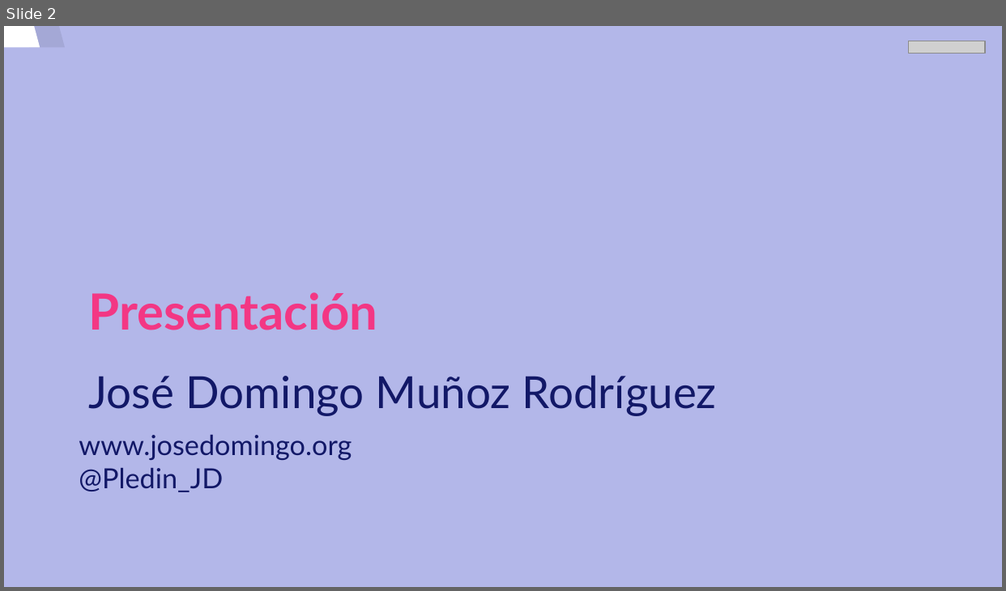
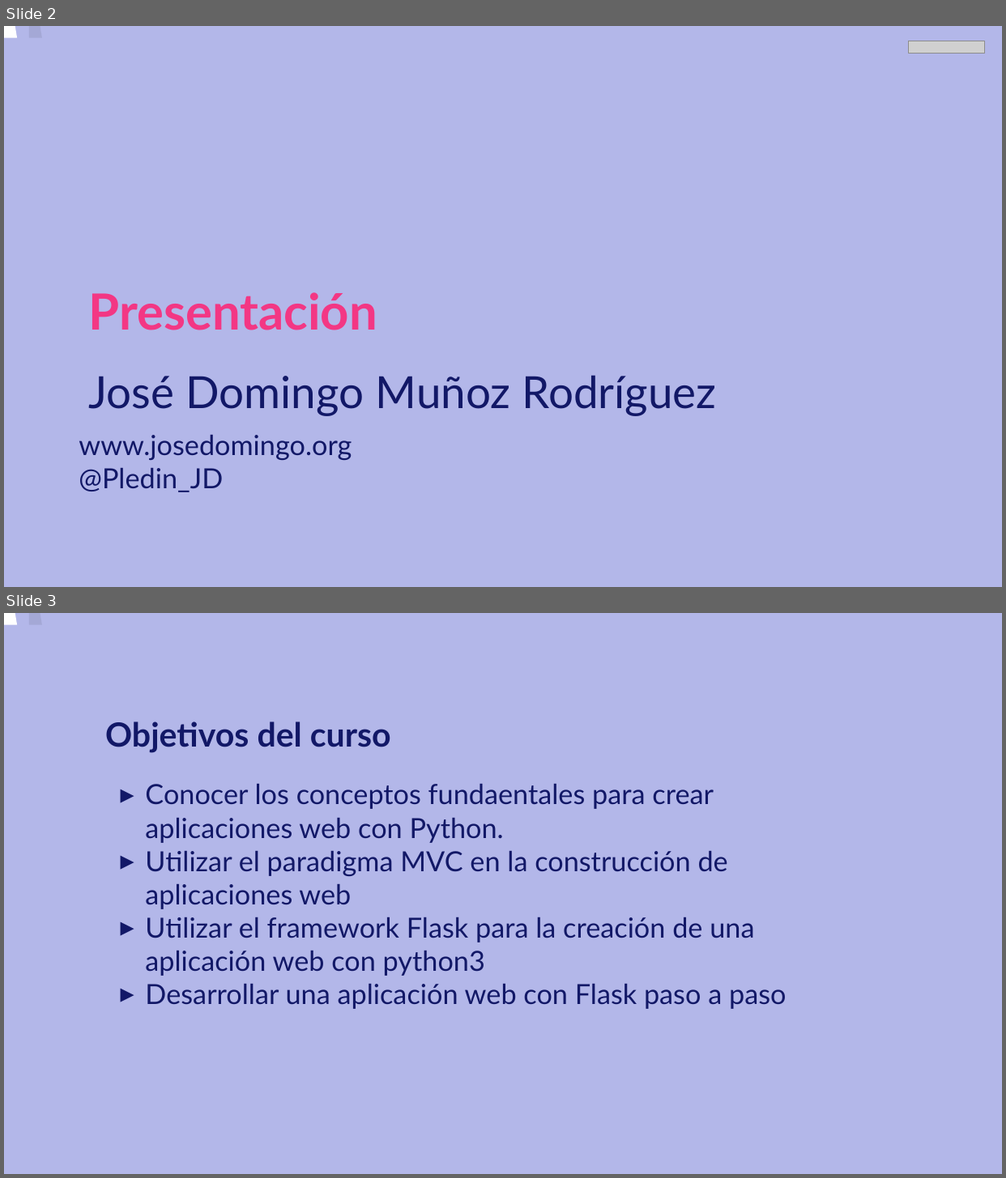
Before and after one commit to josedom24/curso_flask, a slide deck: curso/u0/u0.odp. Shown one above the other, each under a label of ours: slide 2 before the commit, slides 2 and 3 after it. The pictures are 1006x591 and 1006x1178 pixels, drawn with LibreOffice and Linux fonts; fonts in the diff are those of the drawing; grey boxes stand for pictures. Boxes give left, top, right and bottom in pixels: in the first picture for what was removed or moved away, otherwise in the second. Text is boxed around its words. In the diff, an @@ line names an element or a change of style, - is before the commit and + after.

```diff
--- a/curso/u0/u0.odp
+++ b/curso/u0/u0.odp
@@ slide 3 added at [4, 613, 1002, 1174], background #B3B7E9; not listed: 2 template elements that a slide beside it also shows @@
@@ text added at [105, 722, 391, 753], 24 pt, text #121867, bold @@
+Objetivos del curso
@@ text added at [145, 784, 786, 1009], 20 pt, text #121867 @@
+▸ Conocer los conceptos fundaentales para crear aplicaciones web con Python.
+▸ Utilizar el paradigma MVC en la construcción de aplicaciones web
+▸ Utilizar el framework Flask para la creación de una aplicación web con python3
+▸ Desarrollar una aplicación web con Flask paso a paso
@@ slide 2 changed as well @@
@@ freeform shape at [4, 26, 902, 587]: outline redrawn @@
@@ freeform shape at [29, 26, 927, 587]: outline redrawn @@
```
Also in this commit, not shown: 1 other slide changed, 5 other slides added, 8 slides removed, 1 other file.
